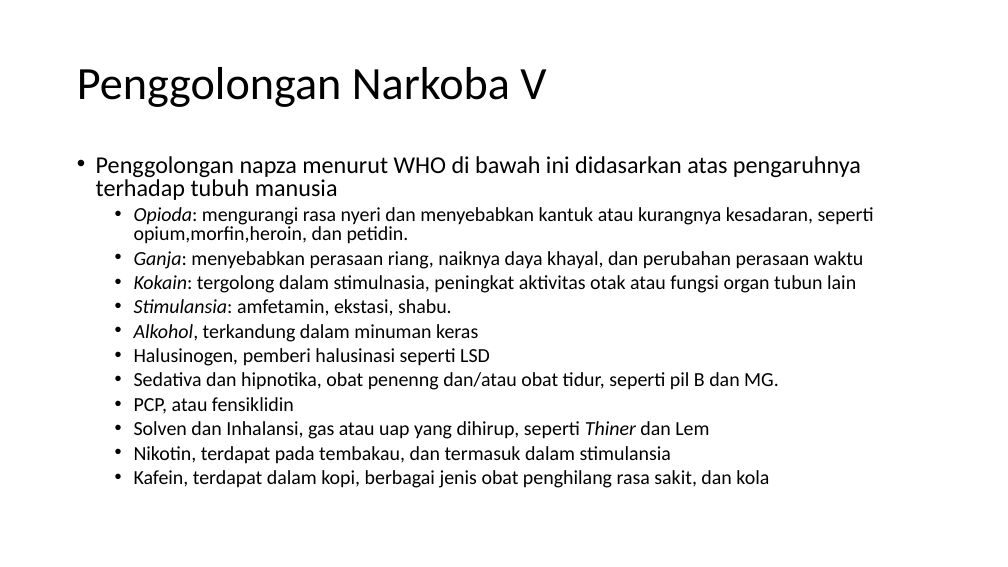
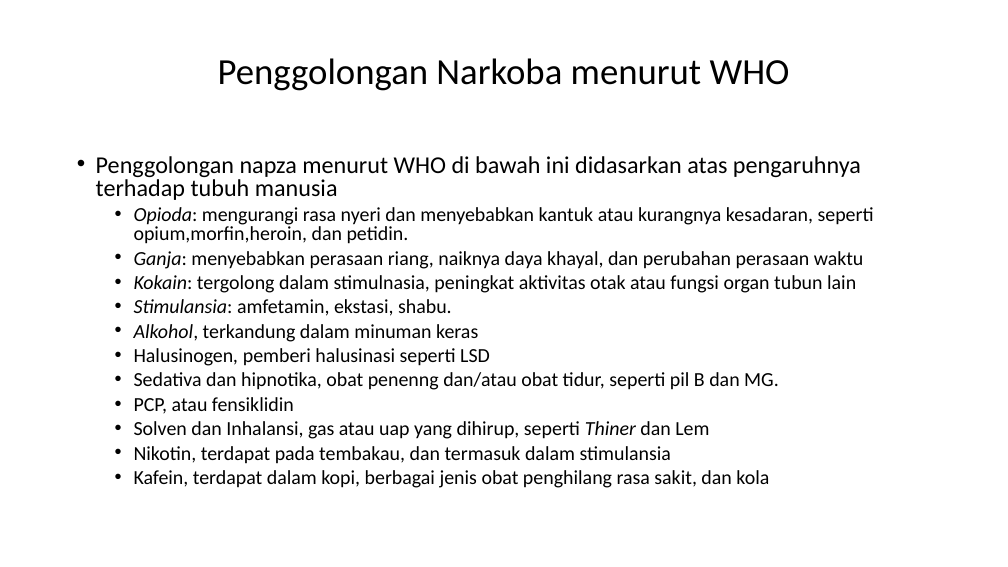
Before and after one commit to Galang23/galang23.github.io, a slide deck: slide 6 of tugas-sekolah/olahraga/NAPZA.pptx (slide 5 before the commit). Drawn at 1008x567 pixels with LibreOffice and Linux fonts; fonts in the diff are those of the drawing. Boxes give left, top, right and bottom in pixels: in the first picture for what was removed or moved away, otherwise in the second. Text is boxed around its words. In the diff, an @@ line names an element or a change of style, - is before the commit and + after.

```diff
--- a/tugas-sekolah/olahraga/NAPZA.pptx
+++ b/tugas-sekolah/olahraga/NAPZA.pptx
@@ title at [218, 58, 790, 91]: text changed; size 44 to 35 pt @@
-Penggolongan Narkoba V
+Penggolongan Narkoba menurut WHO
```
Also in this commit, not shown: 3 other slides changed, 12 slides added, 2 other files.
